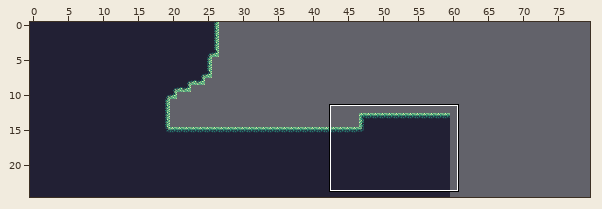
Level history. Tiled map: citm_desvj_project_template-L08/Output/Assets/Maps/sixteen.tmx. Above, an overview of the earlier version with the close-up marked.
Close-up. As it was:
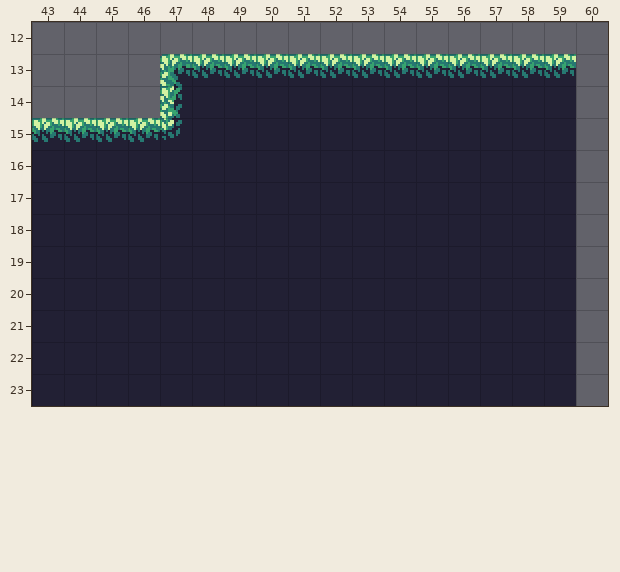
Cells are 16x16 px. Shown: x 43..60, y 12..23. The commit also changed other parts of the map, which this record leaves out. The old version is drawn lined up with the new one. Not drawn, because the pictures are missing: unchanged layers "parallax2", "parallax3", "parallax4".
Once edited:
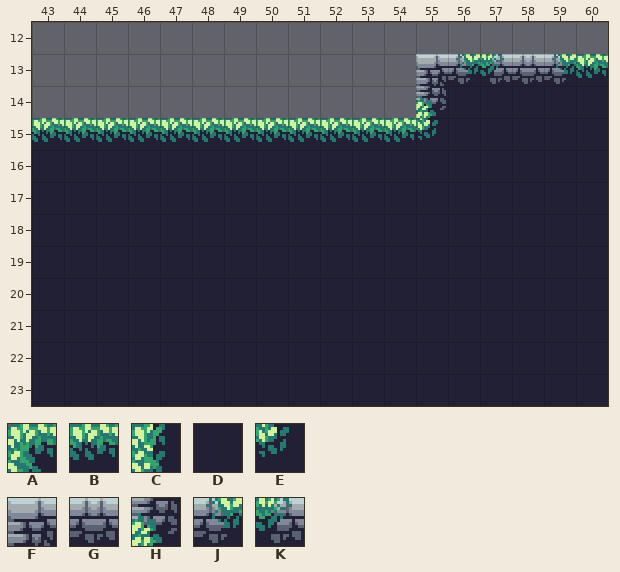
Key: from "GD-tileset16": A 0, B 1, C 13, D 14, E 17, F 39, G 40, H 45, J 47, K 48.
_ is an empty cell, . an unchanged one.
From old to new:
map size 60x25 -> 80x25 cells
--- layer "terrain"
@@ x 47..60 @@
-13 ABBBBBBBBBBBB_
-14 CDDDDDDDD...._
-15 EDDDDDDDD...._
-16 ............._
-17 ............._
-18 ............._
-19 ............._
-20 ............._
-21 ............._
-22 ............._
-23 ............._
+13 ________FJKGJB
+14 ________H....D
+15 BBBBBBBBE....D
+16 .............D
+17 .............D
+18 .............D
+19 .............D
+20 .............D
+21 .............D
+22 .............D
+23 .............D
